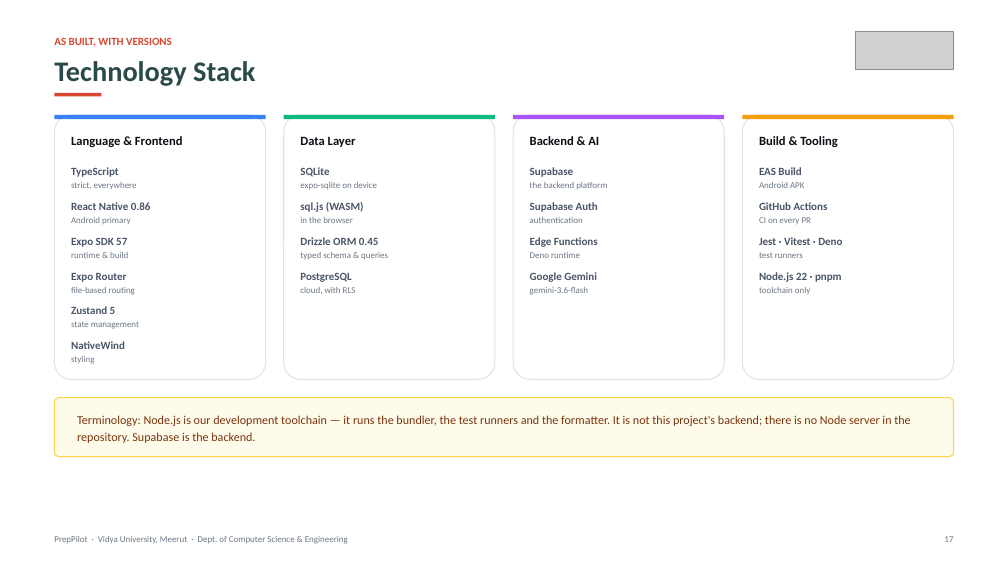
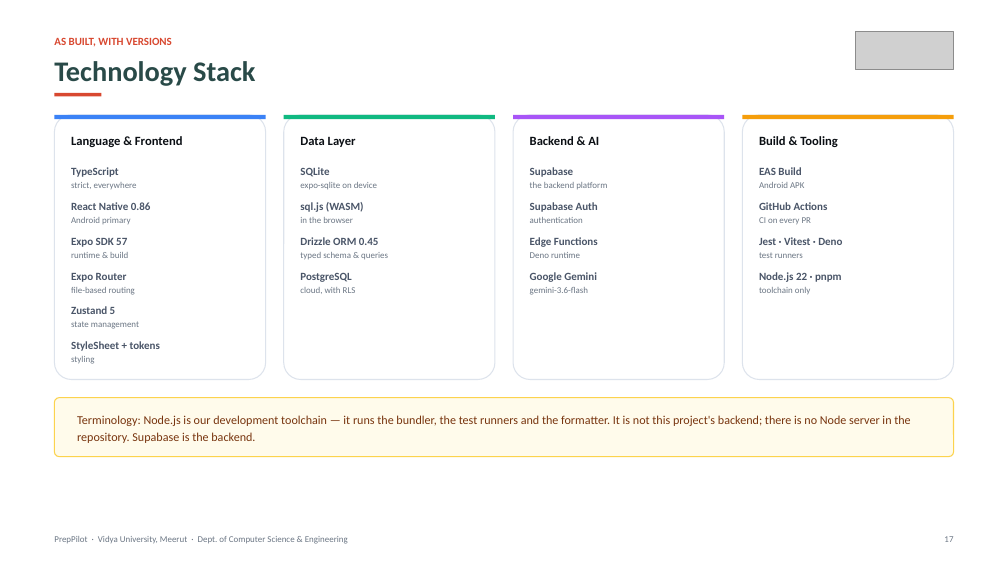
Before and after one commit to Archiit-jain/preppilot, a slide deck: slide 17 of docs/PrepPilot_First_Project_Presentation.pptx. Drawn at 1008x567 pixels with LibreOffice and Linux fonts; fonts in the diff are those of the drawing; grey boxes stand for pictures. Boxes give left, top, right and bottom in pixels: in the first picture for what was removed or moved away, otherwise in the second. Text is boxed around its words. In the diff, an @@ line names an element or a change of style, - is before the commit and + after.

```diff
--- a/docs/PrepPilot_First_Project_Presentation.pptx
+++ b/docs/PrepPilot_First_Project_Presentation.pptx
@@ text at box(71, 341, 160, 351): text changed @@
-NativeWind
+StyleSheet + tokens
```
Also in this commit, not shown: 3 other slides changed, 54 other files.
